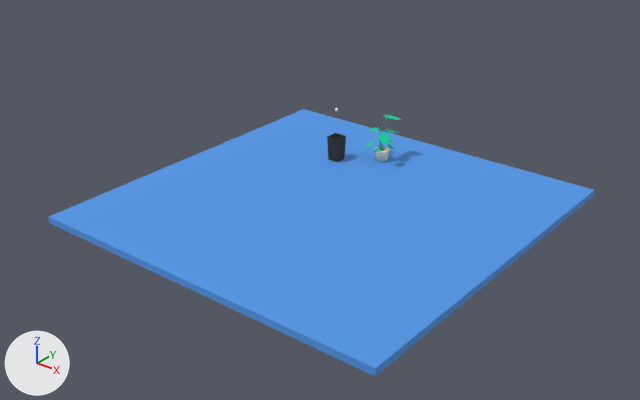
Two versions of the glTF model public/office.glb, one commit apart.
Camera for both pictures: a camera (50 mm lens) standing at (12.65, -16.21, 10.04) and looking at (-0.06, -0.33, 0.19). Arrows for +X, +Y and +Z are at lower left; the lights stay in place. Objects named as collision shapes, trigger or cutter boxes, shadow casters or lower levels of detail are left out. Where no turn or scale is listed for an object, it has been applied to the vertices.

The first picture shows 'Ground', 'plant', 'pot2'.
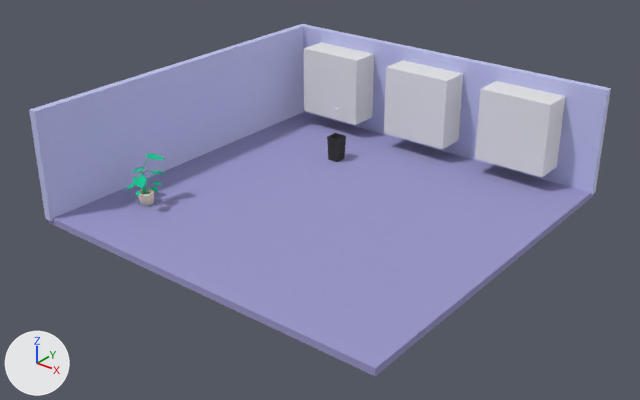
What differs and where, as boxes (x1, y1, x2, y2) in the pictures (640 x 400 px):
'Ground', surface changed
    both: (49, 109, 594, 376)
'Wall.001', added (blue)
    after: (29, 24, 306, 221)
'Wall', added (blue)
    after: (303, 25, 611, 195)
'Window.002', added
    after: (475, 81, 566, 177)
'Window.001', added
    after: (384, 60, 463, 150)
'Window', added
    after: (304, 42, 374, 125)
'plant', moved
    before: (365, 115, 401, 152)
    after: (125, 153, 165, 196)
'pot2', moved
    before: (374, 147, 389, 162)
    after: (138, 189, 154, 206)

Diff of the bpy script that builds the scene:
```diff
--- a/public/office.glb.py
+++ b/public/office.glb.py
@@ img_floor_texture @@
+img_floor_texture = load_image('floor_texture', '_unpacked/floor_texture', 512, 512, 'sRGB')
@@ mat_ground @@
 n0 = _N.new('ShaderNodeBsdfPrincipled'); n0.name = 'Principled BSDF'
-n0.inputs[0].default_value = (0.0833, 0.307, 0.8, 1.0)  # 'Base Color', blue #5196e7
-n0.inputs[2].default_value = 0.868  # 'Roughness'
+n0.inputs[2].default_value = 1.0  # 'Roughness'
 n1 = _N.new('ShaderNodeOutputMaterial'); n1.name = 'Material Output'
+n2 = _N.new('ShaderNodeTexImage'); n2.name = 'Image Texture'
+n2.image = img_floor_texture
+n3 = _N.new('ShaderNodeMapping'); n3.name = 'Mapping'
+n3.inputs[3].default_value = (30.0, 30.0, 1.0)  # 'Scale'
+n4 = _N.new('ShaderNodeUVMap'); n4.name = 'UV Map'
+n4.uv_map = 'UVMap'
 _L.new(n0.outputs[0], n1.inputs[0])  # 'BSDF' to 'Surface'
+_L.new(n2.outputs[0], n0.inputs[0])  # 'Color' to 'Base Color'
+_L.new(n3.outputs[0], n2.inputs[0])  # 'Vector' to 'Vector'
+_L.new(n4.outputs[0], n3.inputs[0])  # 'UV' to 'Vector'
@@ mat_wall @@
+mat_wall = principled_material('Wall')
+mat_wall.base_color = (0.539, 0.563, 0.897)  # blue #c2c6f3
@@ me_cube_014 @@
+me_cube_014.from_pydata(...)  # a box spanning x -1.0..1.0, y -1.0..1.0, z -1.0..1.0
@@ me_cube_015 @@
+me_cube_015.from_pydata(...)  # a box spanning x -0.1..0.1, y -5.03..5.03, z -1.44..1.44
+me_cube_015.materials.append(mat_wall)  # blue #c2c6f3
@@ me_cube_006 @@
+me_cube_006.from_pydata(...)  # 32 vertices, 72 faces; spans x -5.03..5.03, y -0.1..0.1, z -1.44..1.44
+me_cube_006.materials.append(mat_wall)  # blue #c2c6f3
@@ ob_plant_1 @@
 ob_plant_1 = bpy.data.objects.new('plant', me_plant6)
-ob_plant_1.location = (-0.55, 3.13, 0.0)
+ob_plant_1.location = (-3.63, -2.96, 0.0)
@@ ob_pot2 @@
 ob_pot2 = bpy.data.objects.new('pot2', me_plant6_001)
-ob_pot2.location = (-0.55, 3.13, 0.0)
+ob_pot2.location = (-3.63, -2.96, 0.0)
@@ ob_pot @@
 ob_pot = bpy.data.objects.new('pot', me_plant6_002)
-ob_pot.location = (-0.55, 3.13, 0.0)
+ob_pot.location = (-3.63, -2.96, 0.0)
@@ ob_window_002 @@
+ob_window_002 = bpy.data.objects.new('Window.002', me_cube_014)
+ob_window_002.location = (2.97, 4.91, 1.45)
@@ ob_window_001 @@
+ob_window_001 = bpy.data.objects.new('Window.001', me_cube_014.copy())
+ob_window_001.location = (-0.06, 4.91, 1.45)
@@ ob_window @@
+ob_window = bpy.data.objects.new('Window', me_cube_014.copy())
+ob_window.location = (-3.09, 4.91, 1.45)
@@ ob_wall_001 @@
+ob_wall_001 = bpy.data.objects.new('Wall.001', me_cube_015)
+ob_wall_001.location = (-4.93, -0.04, 1.39)
@@ ob_wall @@
+ob_wall = bpy.data.objects.new('Wall', me_cube_006)
+ob_wall.location = (0.0, 4.88, 1.39)
```
